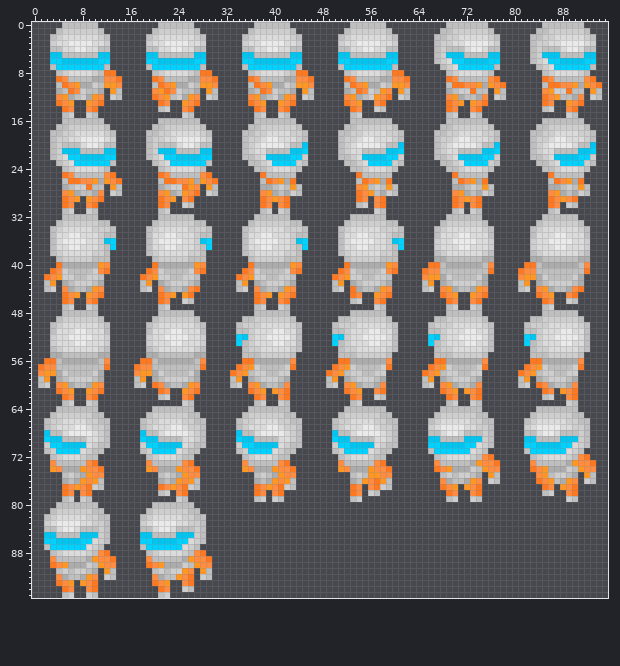
Edited in one commit: sprite sheet (Assets/Sprites/Player.png). Above is the file before it was changed.
The file is 96x96 pixels.
New version:
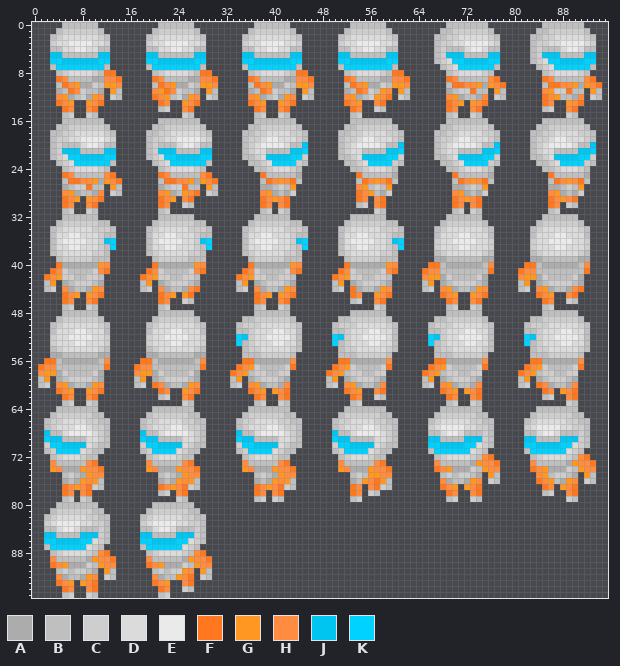
Palette (. is transparent): A #acacac  B #bfbfbf  C #cecece  D #dbdbdb  E #eaeaea  F #ff781f  G #ff9722  H #ff8c40  J #00c5f0  K #00d2ff
Edits made:
Changed rows in their new state; - is an unchanged pixel.
first column x 26:
25 ------------------A---------------A---------------A---------------A
26 ----------------H-B-------------H-B-------------H-B-------------H-B
27 BB----------------.---------------.---------------.---------------.
28 ------------------.---------------.---------------.---------------.
Changed places in both pictures, as pixel boxes (x1, y1, x2, y2):
changed: (284, 172, 302, 196)
changed: (380, 172, 398, 196)
changed: (476, 172, 494, 196)
changed: (572, 172, 590, 196)
changed: (188, 184, 200, 190)
